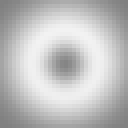
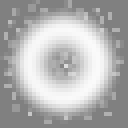
Layers edited between the first and the second w=128, h=128 image:
added layer "sparks5" above "sparks4" over [0, 0, 124, 124]
renamed "Layer" to "Main", painted on it over [0, 0, 128, 128]
